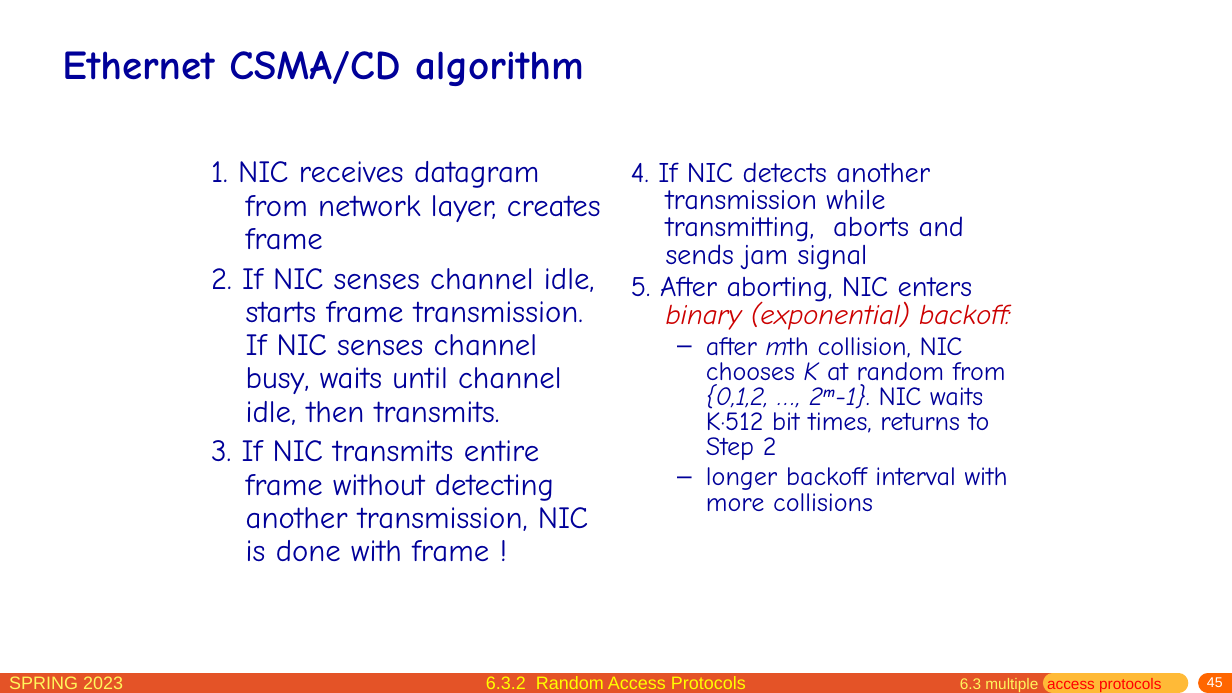
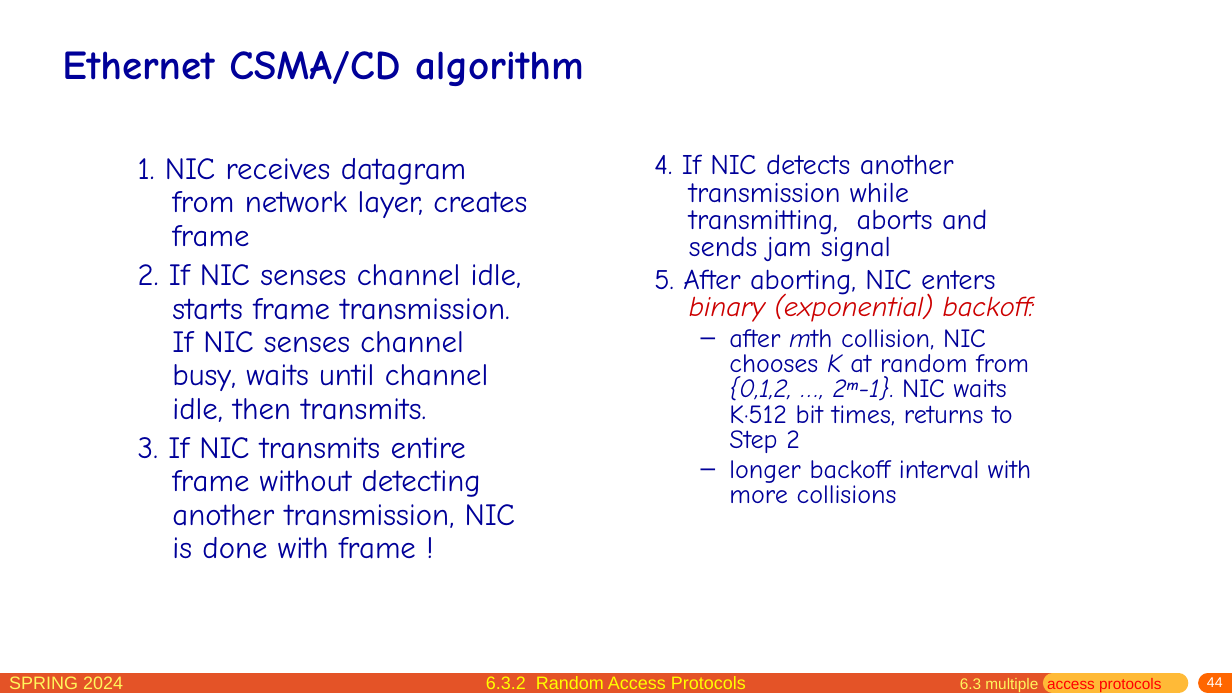
Before and after one commit to network-whu/slides, a slide deck: slide 44 of pptx/chapter6.pptx (slide 45 before the commit). Drawn at 1232x693 pixels with LibreOffice and Linux fonts; fonts in the diff are those of the drawing. Boxes give left, top, right and bottom in pixels: in the first picture for what was removed or moved away, otherwise in the second. Text is boxed around its words. In the diff, an @@ line names an element or a change of style, - is before the commit and + after.

```diff
--- a/pptx/chapter6.pptx
+++ b/pptx/chapter6.pptx
@@ text "1. NIC receives datagram from ...": place and size @@
-text "1. NIC receives datagram from ..." at (211, 161, 601, 562)
+text "1. NIC receives datagram from ..." at (138, 158, 527, 559)
@@ text "4. If NIC detects another ...": place and size @@
-text "4. If NIC detects another ..." at (631, 162, 1011, 511)
+text "4. If NIC detects another ..." at (654, 154, 1035, 503)
@@ text at (9, 676, 123, 689): text changed @@
-SPRING 2023
+SPRING 2024
@@ page number at (1207, 677, 1223, 687): text changed @@
-45
+44
```
Also in this commit, not shown: 136 other slides changed, 14 slides removed.
